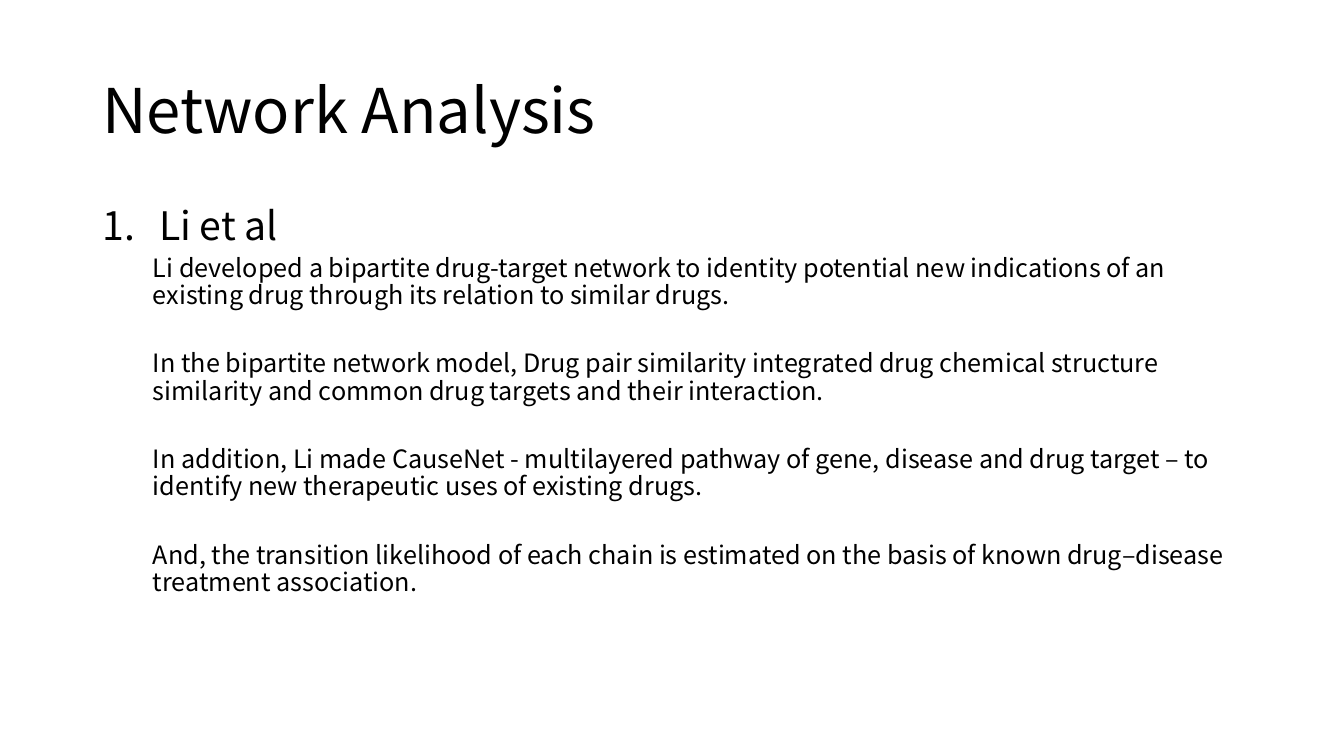
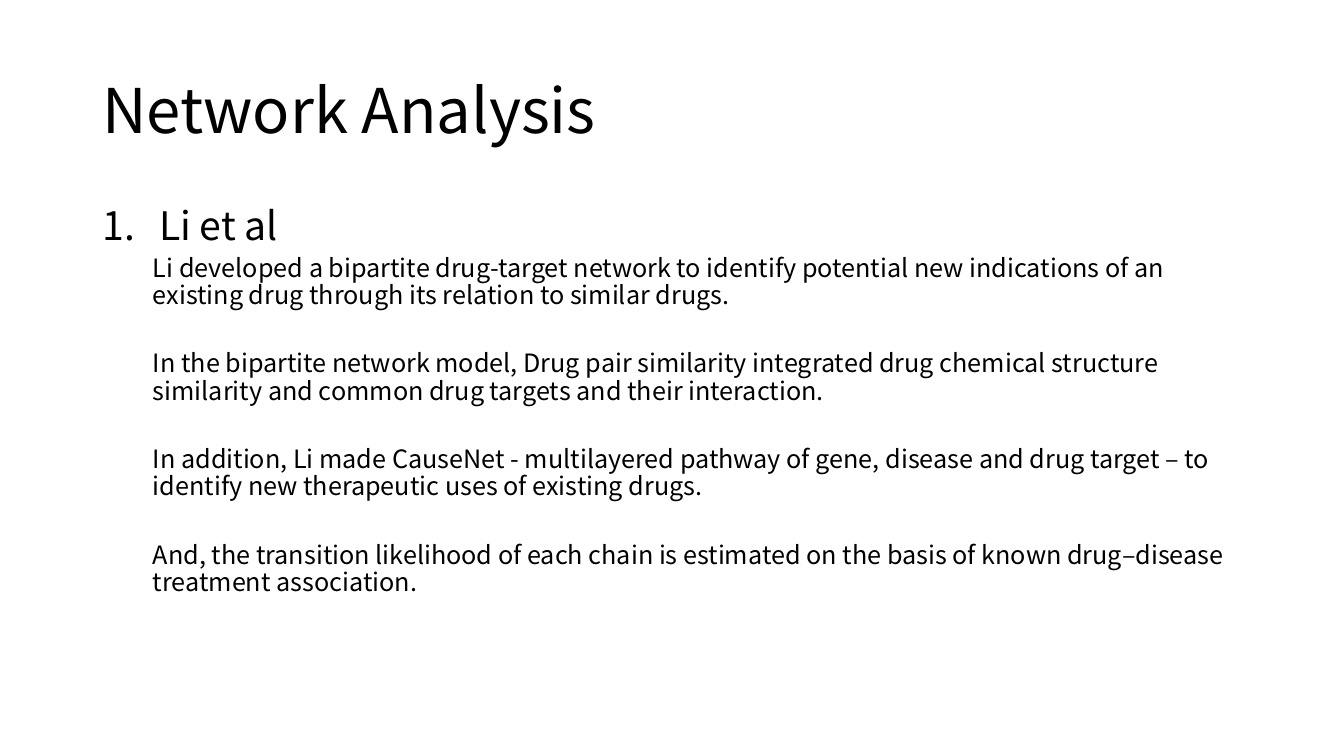
Before and after one commit to moklise/TIL, a slide deck: slide 3 of Review/[2] A Survey Off Current Trends In Computational Drug/A survey of current trends in computational drug.pptx. Drawn at 1344x756 pixels with LibreOffice and Linux fonts; fonts in the diff are those of the drawing. Boxes give left, top, right and bottom in pixels: in the first picture for what was removed or moved away, otherwise in the second. Text is boxed around its words. In the diff, an @@ line names an element or a change of style, - is before the commit and + after.

Commit message:
[Publication Review] Literature mining, ontologies and information visualization for drug repurposing

```diff
--- a/Review/[2] A Survey Off Current Trends In Computational Drug/A survey of current trends in computational drug.pptx
+++ b/Review/[2] A Survey Off Current Trends In Computational Drug/A survey of current trends in computational drug.pptx
@@ text at bbox=[153, 256, 1164, 310]: text changed @@
-  Li developed a bipartite drug-target network to identity potential new indications of an existing drug through its relation to similar drugs.
+  Li developed a bipartite drug-target network to identify potential new indications of an existing drug through its relation to similar drugs.
```
Also in this commit, not shown: 4 other slides changed, 2 other files.
